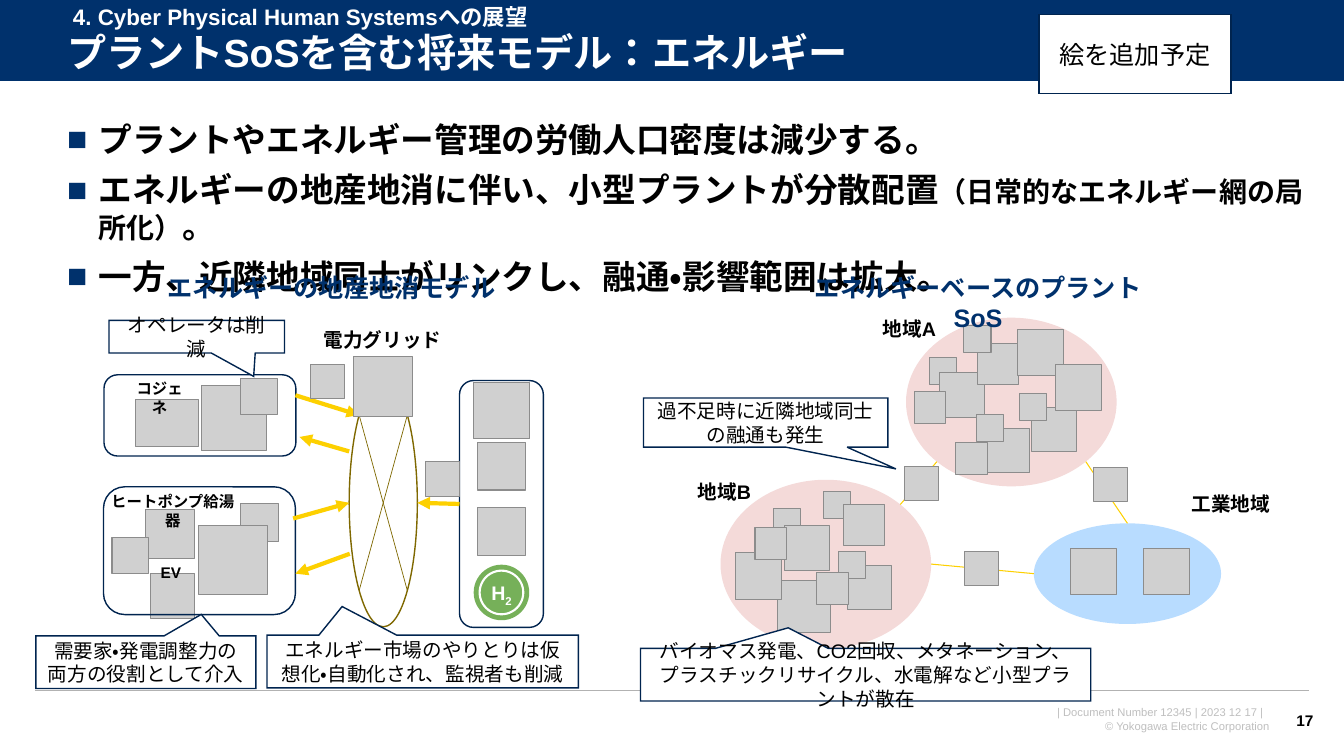
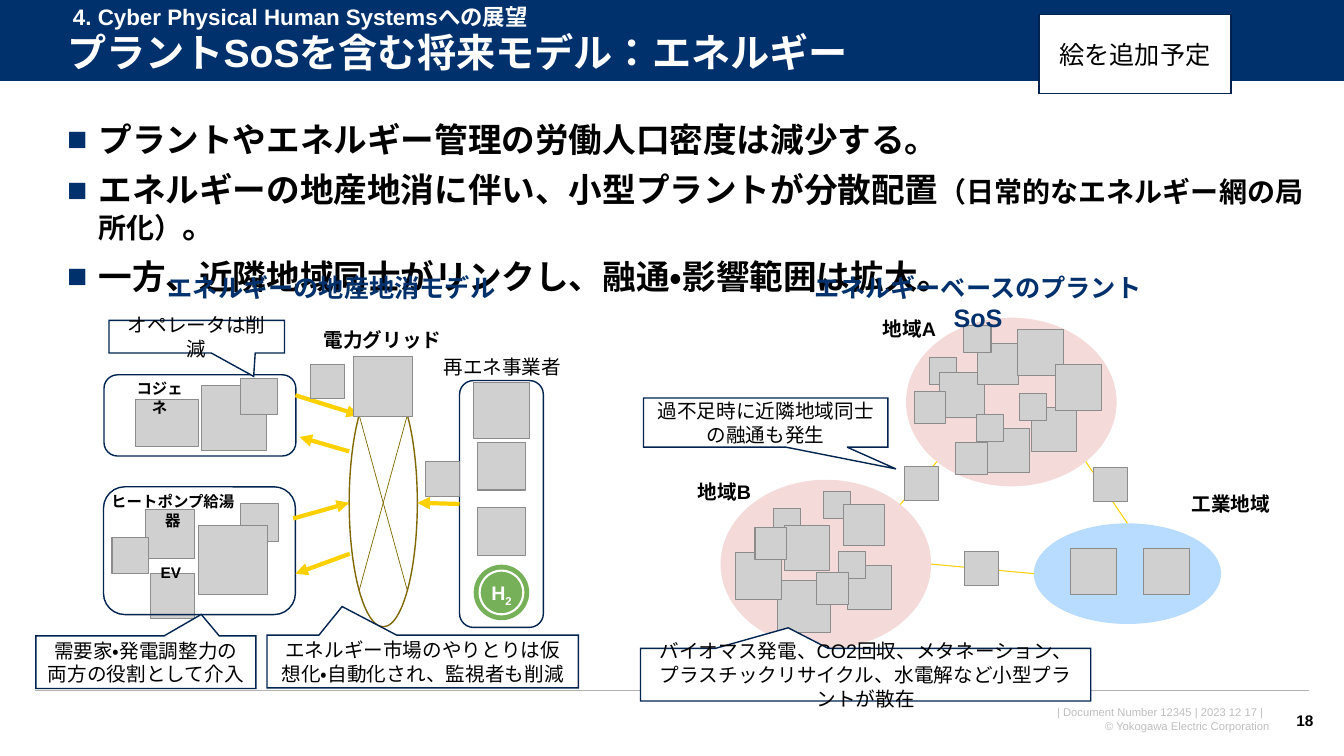
Before and after one commit to watarukumagai-git/opt, a slide deck: slide 18 of SoS/conf2023/231217_横幹連合コンファレンス_熊谷.pptx (slide 17 before the commit). Drawn at 1344x756 pixels with LibreOffice and Linux fonts; fonts in the diff are those of the drawing; grey boxes stand for pictures; background and template pictures are left out. Boxes give left, top, right and bottom in pixels: in the first picture for what was removed or moved away, otherwise in the second. Text is boxed around its words. In the diff, an @@ line names an element or a change of style, - is before the commit and + after.

```diff
--- a/SoS/conf2023/231217_横幹連合コンファレンス_熊谷.pptx
+++ b/SoS/conf2023/231217_横幹連合コンファレンス_熊谷.pptx
@@ text added at (x1=443, y1=357, x2=561, y2=376), 14 pt, text #000000 @@
+再エネ事業者
@@ page number at (x1=1296, y1=715, x2=1313, y2=726): text changed @@
-17
+18
```
Also in this commit, not shown: 1 other slide changed, 1 slide added.
